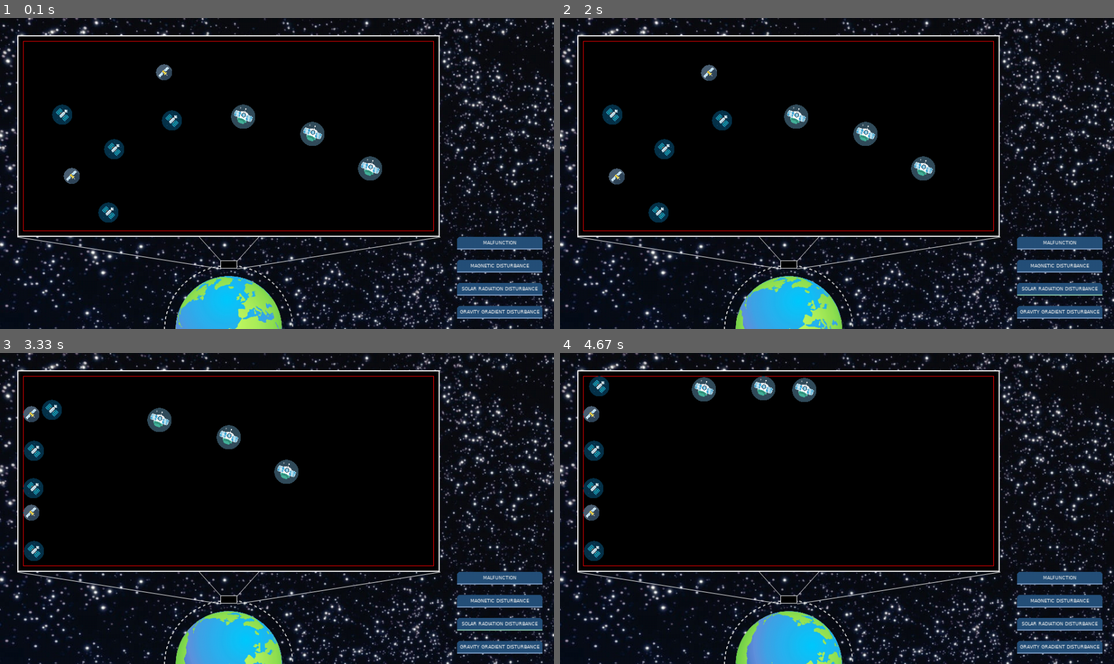
Above: before the commit, frames 1-4 (two rows, left to right).
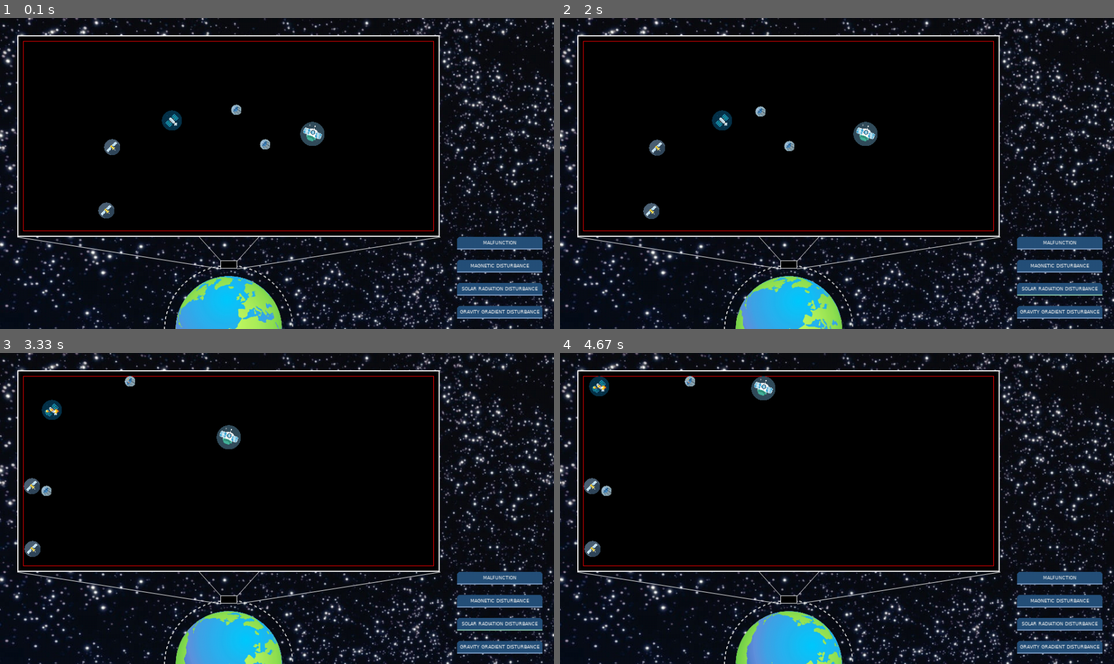
Above: after the commit, the same moments.

Repository: WesselOost/SatelliteSimulation2D
Game: pygame game, started from SatelliteSimulation/main.py
Two runs of this game, one before a commit and one after it. Both use one fixed random seed, a clock stepped at 60 frames per second and the inputs below.
Inputs (mouse positions are in pixels of both pictures, inside the frame that each line leads up to):
- Up to frame 1 (0.1 s): no input
- Up to frame 2 (2 s): click (1041, 282) at 1.88 s
- Up to frame 3 (3.33 s): click (288, 402) at 2.22 s; click (487, 626) at 3.05 s
- Up to frame 4 (4.67 s): click (759, 443) at 3.38 s

The runs differ from the first frame. In frame 1, 1.5% of the frame differs, in the area x 9-69%, y 14-66%; in frame 2, 1.6%, in the area x 7-68%, y 15-66%; in frame 3, 1.5%; in frame 4, 1.5%.

Commit message:
added satellite4 and  v vector addition

Diff:
--- a/SatelliteSimulation/controller/controller.py
+++ b/SatelliteSimulation/controller/controller.py
@@ -35,7 +35,7 @@
         self.gui = GUI(controller=self, width=1920, height=1080)
         border_parameters = self.gui.get_satellite_border()
 
-        self.space = Space(satelliteAmount=random.randint(9, 10),
+        self.space = Space(satelliteAmount=random.randint(2, 15),
                         border_corner_x=border_parameters[0],
                         border_corner_y=border_parameters[1],
                         border_width=border_parameters[2],
--- a/SatelliteSimulation/model/model.py
+++ b/SatelliteSimulation/model/model.py
@@ -21,7 +21,7 @@
 #  SECTION: Global definitions
 # =========================================================================== #
 ABSOLUTE_PATH = os.path.abspath(os.path.dirname(__file__))
-SATELLITE_TYPE_AMOUNT = 3
+SATELLITE_TYPE_AMOUNT = 4
 
 
 # =========================================================================== #
@@ -38,7 +38,7 @@
         self.dangerZoneShift: int = 20
         self.x = x
         self.y = y
-        self.malfunction_duration = 0
+        self.disturbance_duration = 0
         self.velocity_x = 0
         self.velocity_y = 0
         self.weight = weight
@@ -95,6 +95,14 @@
         super().__init__(x,
                         y,
                         weight=120,
+                        size=size)
+
+
+class SatelliteD(Satellite):
+    def __init__(self, x: int, y: int, size: int):
+        super().__init__(x,
+                        y,
+                        weight=40,
                         size=size)
 
 
@@ -153,9 +161,9 @@
     def move_influenced_satellites(self)->bool:
         """
         If a satellite is disturbed by an external force
-        or malfunctioning the duration of the forced movement
-        is greater 0 and its updating its position. At the
-        same time the duration is counted down.
+        or is malfunctioning and the duration of the forced
+        movement is greater 0 and its updating its position.
+        At the same time the duration is counted down.
         If the satellite crossed a outer border it has to move
         one step backwards and to set the duration to zero.
 
@@ -167,23 +175,25 @@
         has_moved = False
         temp_bool = False
         for satellite in self.satellites:
-            if satellite.malfunction_duration > 0:
+            if satellite.disturbance_duration > 0:
                 satellite.x += satellite.velocity_x
                 satellite.y += satellite.velocity_y
-                satellite.malfunction_duration -= 1
+                satellite.disturbance_duration -= 1
                 has_moved = True
                 crahed_satellites = self.__check_crash_occurence(satellite)
                 if crahed_satellites:
                     #TODO add conservation of momentum: p_ges = const = p1 + ... + pn = m1*v1+...+mn*vn
                     satellite.x -= satellite.velocity_x
                     satellite.y -= satellite.velocity_y
-                    satellite.malfunction_duration = 0
+                    satellite.disturbance_duration = 0
                 if not self.__inside_border(satellite, self.border_padding):
                     satellite.x -= satellite.velocity_x
                     satellite.y -= satellite.velocity_y
-                    satellite.malfunction_duration = 0
+                    satellite.disturbance_duration = 0
                     if not temp_bool:
                         has_moved = False
+            if satellite.disturbance_duration == 0:
+                satellite.velocity_x = satellite.velocity_y = 0
             temp_bool = has_moved
         return has_moved
 
@@ -213,7 +223,7 @@
             satellite.size *= scale_factor
             satellite.x *= scale_factor
             satellite.y *= scale_factor
-            if satellite.malfunction_duration > 0:
+            if satellite.disturbance_duration > 0:
                 satellite.velocity_x *= scale_factor
                 satellite.velocity_y *= scale_factor
 
@@ -269,6 +279,8 @@
             return SatelliteB(position_x, position_y, math.ceil(default_size * 0.8))
         if satellite_type == 3:
             return SatelliteC(position_x, position_y, math.ceil(default_size * 1.2))
+        if satellite_type == 4:
+            return SatelliteD(position_x, position_y, math.ceil(default_size * 0.5))
 
 
     def __no_overlapp(self, new_satellite: Satellite, satellites: list) -> bool:
@@ -304,34 +316,37 @@
         try:
             malfunction = Disturbance()
             satellite = random.choice([satellite for satellite in self.satellites if not satellite.isCrashed])
-            satellite.malfunction_duration = malfunction.duration
-            satellite.velocity_x = malfunction.velocity_x * self.scale_factor
-            satellite.velocity_y = malfunction.velocity_y * self.scale_factor
+            if satellite.disturbance_duration < malfunction.duration:
+                satellite.disturbance_duration = malfunction.duration
+            satellite.velocity_x += malfunction.velocity_x * self.scale_factor
+            satellite.velocity_y += malfunction.velocity_y * self.scale_factor
         except IndexError:
             #TODO everything is crashed, game over (maybe game over screen :p)
             pass
 
+
     def __create_gavity_disturbance(self):
         gravityDisturbance = Disturbance(120)
         for satellite in self.satellites:
-            satellite.malfunction_duration = gravityDisturbance.duration
-            print(satellite.malfunction_duration)
-            satellite.velocity_x = 0
+            satellite.disturbance_duration = gravityDisturbance.duration
+            print(satellite.disturbance_duration)
             satellite.velocity_y = gravityDisturbance.change_gravity(satellite.weight)
+
 
     def __create_radiation_disturbance(self):
         ref = self.border_height // 10 * 1.2
         radiation = Disturbance(ref**2)
         for satellite in self.satellites:
-            satellite.malfunction_duration = radiation.duration
+            satellite.disturbance_duration = radiation.duration
             satellite.velocity_x = radiation.velocity_x * radiation.add_radiation_pressure(
                 satellite.surface)
             satellite.velocity_y = radiation.velocity_y * radiation.add_radiation_pressure(
                 satellite.surface)
 
+
 class Disturbance:
 
-    def __init__(self, reference_value):
+    def __init__(self, reference_value:float=0):
         # duration in frames
         self.duration = random.randrange(60, 120, 1)
 
@@ -340,17 +355,22 @@
         self.velocity_y = random.uniform(-1, 1) * random.randint(1, 5)
 
         self.reference_value = reference_value
+
+        self.binary_direction = random.uniform(-1, 1)
 
     def change_gravity(self, mass:int)->float:
         # LAW: F_G = G * (M*m)/r^2, M>m
         # with G, m = const and r~const (because shift is to little)
         # => F_G = const * M
+        # heavier objects should be more influenced by the force
         #TODO check if r is making a big difference
-        return self.velocity_y*(self.reference_value/mass)
+        return (mass/self.reference_value) * self.binary_direction
+
 
     def add_radiation_pressure(self, surface: int) -> float:
         # Radiation pressure from the sun
         return (self.reference_value/surface)
+
 
     def add_magnetic_disturbance(self, surface: int) -> float:
         # change in the magnetic force
--- a/SatelliteSimulation/view/view.py
+++ b/SatelliteSimulation/view/view.py
@@ -17,7 +17,7 @@
 
 from SatelliteSimulation.view.disturbance_buttons import DisturbanceButtons
 from SatelliteSimulation.view.earth import Earth
-from SatelliteSimulation.model.model import Satellite, SatelliteA, SatelliteB, SatelliteC
+from SatelliteSimulation.model.model import Satellite, SatelliteA, SatelliteB, SatelliteC, SatelliteD
 
 # =========================================================================== #
 #  SECTION: Global definitions
@@ -35,6 +35,7 @@
 SATELLITE_1 = pygame.image.load(os.path.join(ABSOLUTE_PATH, "Assets", "satellite1.png"))
 SATELLITE_2 = pygame.image.load(os.path.join(ABSOLUTE_PATH, "Assets", "satellite2.png"))
 SATELLITE_3 = pygame.image.load(os.path.join(ABSOLUTE_PATH, "Assets", "satellite3.png"))
+SATELLITE_4 = pygame.image.load(os.path.join(ABSOLUTE_PATH, "Assets", "satellite4.png"))
 
 SATELLITE_1_CRASHED = pygame.image.load(os.path.join(
     ABSOLUTE_PATH, "Assets", "satellite1_crashed.png"))
@@ -42,6 +43,8 @@
     ABSOLUTE_PATH, "Assets", "satellite2_crashed.png"))
 SATELLITE_3_CRASHED = pygame.image.load(os.path.join(
     ABSOLUTE_PATH, "Assets", "satellite3_crashed.png"))
+SATELLITE_4_CRASHED = pygame.image.load(os.path.join(
+    ABSOLUTE_PATH, "Assets", "satellite4_crashed.png"))
 
 
 # =========================================================================== #
@@ -70,9 +73,11 @@
         SATELLITE_1.convert()
         SATELLITE_2.convert()
         SATELLITE_3.convert()
+        SATELLITE_4.convert()
         SATELLITE_1_CRASHED.convert()
         SATELLITE_2_CRASHED.convert()
         SATELLITE_3_CRASHED.convert()
+        SATELLITE_4_CRASHED.convert()
 
         self.__controller = controller
 
@@ -234,6 +239,11 @@
                 satellite_img = SATELLITE_3_CRASHED
             else:
                 satellite_img = SATELLITE_3
+        elif isinstance(satellite, SatelliteD):
+            if satellite.isCrashed:
+                satellite_img = SATELLITE_4_CRASHED
+            else:
+                satellite_img = SATELLITE_4
         satellite_img = pygame.transform.scale(satellite_img, (satellite.size, satellite.size))
         self.__surface.blit(satellite_img, (satellite.x, satellite.y))
 
Binary file changed: SatelliteSimulation/Assets/satellite1.png
Binary file changed: SatelliteSimulation/Assets/satellite1_crashed.png
Binary file added: SatelliteSimulation/Assets/satellite4.png
Binary file added: SatelliteSimulation/Assets/satellite4_crashed.png
